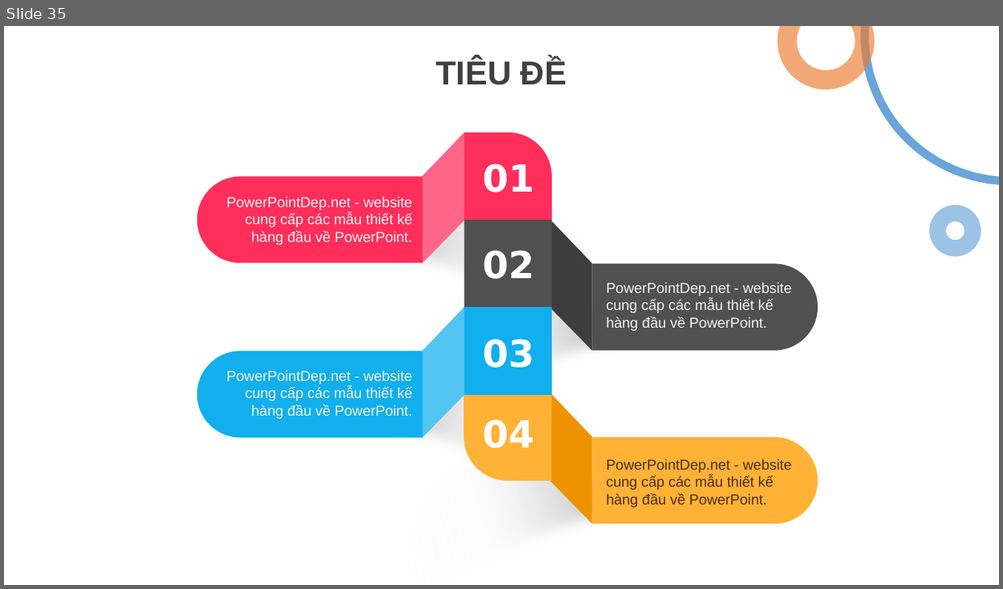
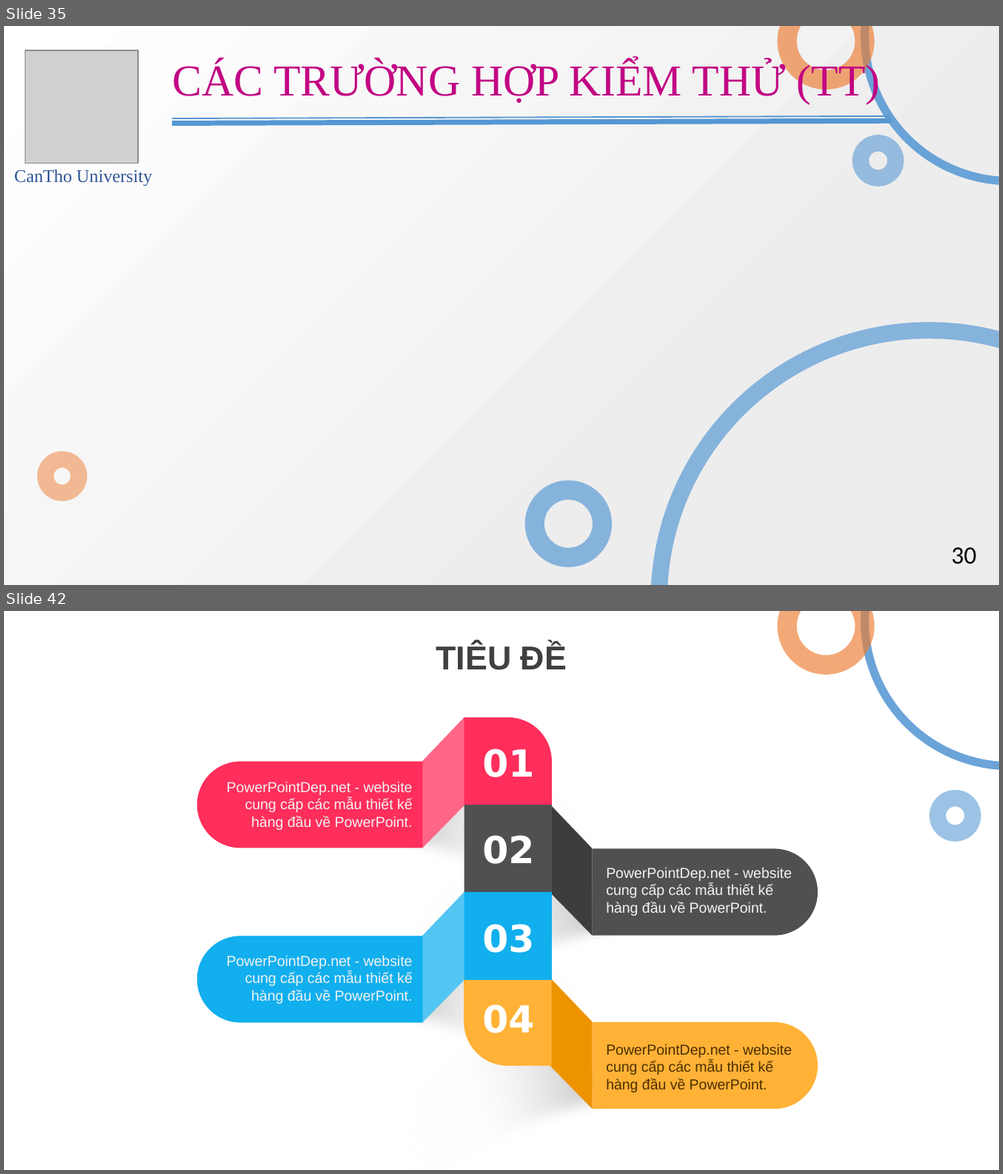
Before and after one commit to lethanhtan/TMA_CTU_Thesis, a slide deck: doc/TMA_CTU_Thesis_Presentation_Ver2.pptx. Shown one above the other, each under a label of ours: slide 35 before the commit, slides 35 and 42 after it; the slides between them are not shown. The pictures are 1003x589 and 1003x1174 pixels, drawn with LibreOffice and Linux fonts; fonts in the diff are those of the drawing; grey boxes stand for pictures. Boxes give left, top, right and bottom in pixels: in the first picture for what was removed or moved away, otherwise in the second. Text is boxed around its words. In the diff, an @@ line names an element or a change of style, - is before the commit and + after.

```diff
--- a/doc/TMA_CTU_Thesis_Presentation_Ver2.pptx
+++ b/doc/TMA_CTU_Thesis_Presentation_Ver2.pptx
@@ slide 35 added at (4, 26, 999, 585), background gradient #FFFFFF to #EEEEEE @@
@@ arc (boxed as its full ellipse) added at (787, 26, 865, 80), outline #ED7D31 14 pt @@
@@ arc (boxed as its full ellipse) added at (865, 26, 999, 181), outline #5B9BD5 6 pt @@
@@ picture added at (25, 51, 137, 163) @@
@@ text added at (172, 62, 880, 104), 32 pt, text #C20483 @@
+CÁC TRƯỜNG HỢP KIỂM THỬ (TT)
@@ line added from (172, 124) to (891, 121), #5698D3 3.75 pt @@
@@ line added from (172, 118) to (891, 116), #5698D3 1 pt @@
@@ ellipse added at (860, 144, 895, 178), outline #5B9BD5 12 pt @@
@@ text added at (14, 170, 152, 186), 13 pt, text #2F5597 @@
+CanTho University
@@ arc (boxed as its full ellipse) added at (658, 330, 999, 585), outline #5B9BD5 12 pt @@
@@ ellipse added at (45, 460, 79, 494), outline #ED7D31 12 pt @@
@@ ellipse added at (534, 491, 602, 558), outline #5B9BD5 14 pt @@
@@ text added at (951, 548, 976, 565), 18 pt, text #000000 @@
+30
@@ what was slide 35 is now slide 42 @@
```
Also in this commit, not shown: 32 slides changed, 13 other slides added, 2 slides removed.
